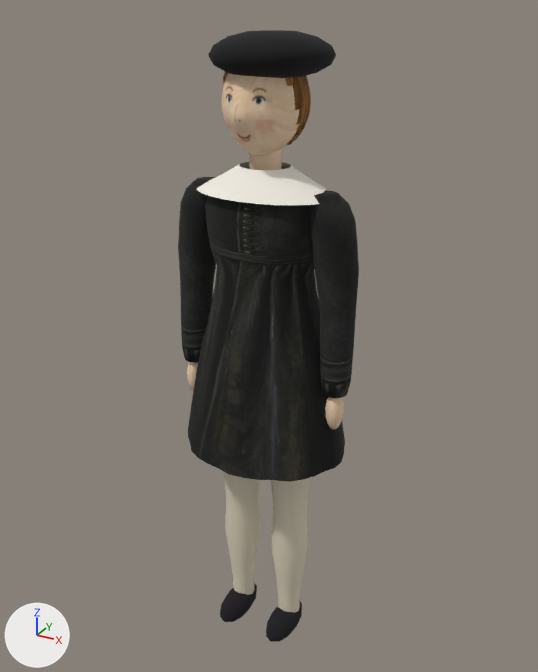
One commit to the glTF model vermeer/models/man_beret.glb: the scene before it, then after it.
Rendered twice from a camera (50 mm lens) standing at (0.825, -1.477, 1.641) and looking at (-0.009, 0.039, 0.883). Every picture has the same lights, and +X, +Y and +Z are marked at lower left. The first picture is the older version. Vertices at exactly the same position are counted once.

Before the edit, the objects in view are built like this:
```python
mat_face = principled_material('face')
mat_face.texture = img_face_girl
mat_face.roughness = 1.0
me_man_beret = bpy.data.meshes.new('man_beret')
me_man_beret.from_pydata(...)  # 2918 vertices, 5628 faces; spans x -0.24..0.24, y -0.18..0.19, z 0.01..1.6
# faces by material slot: [1512, 312, 1344, 360, 1344, 252, 408, 96]
me_man_beret.materials.append(mat_dress)  # picture img_wrap_man
me_man_beret.materials.append(mat_skin)  # beige #edcdac
me_man_beret.materials.append(mat_hair)  # picture img_hair_brown
me_man_beret.materials.append(mat_dark)  # black #15131a
me_man_beret.materials.append(mat_face)  # picture img_face_girl
me_man_beret.materials.append(mat_hat)  # black #151315
me_man_beret.materials.append(mat_hose)  # pale yellow #dad0b9
me_man_beret.materials.append(mat_white)  # white #f3efe5
ob_man_beret = bpy.data.objects.new('man_beret', me_man_beret)
ob_man_beret.location = (0.0, 0.0, 0.0)
```
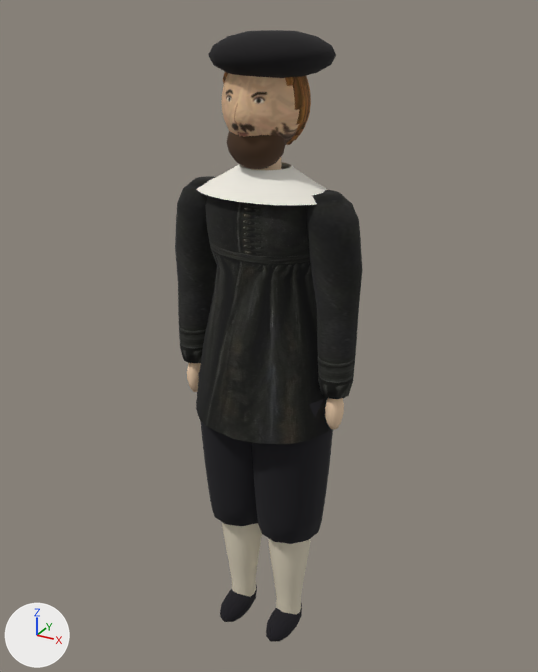
Changed parts and their boxes (x1, y1, x2, y2) in the pictures (538 x 672 px; the box of a moved part takes in the faces that stretch with it):
'man_beret', surface changed, reshaped
    before: (178, 30, 359, 642)
    after: (175, 30, 362, 642)
part 1 of me_man_beret, added (brown)
    after: (227, 131, 286, 169)
part 2 of me_man_beret, moved or reshaped
    before: (178, 182, 359, 585)
    after: (175, 182, 362, 586)
part 3 of me_man_beret, recoloured
    before: (317, 399, 326, 419)
    after: (292, 429, 332, 451)

Diff of the bpy script that builds the scene:
```diff
--- a/vermeer/models/man_beret.glb.py
+++ b/vermeer/models/man_beret.glb.py
@@ img_face_bearded @@
+img_face_bearded = load_image('face_bearded', '_unpacked/face_bearded', 256, 256, 'sRGB')
@@ mat_face @@
 mat_face = principled_material('face')
-mat_face.texture = img_face_girl
+mat_face.texture = img_face_bearded
 mat_face.roughness = 1.0
@@ mat_breeches @@
+mat_breeches = principled_material('breeches')
+mat_breeches.base_color = (0.00775, 0.00716, 0.0104)  # black #15141a
+mat_breeches.roughness = 1.0
@@ mat_beard @@
+mat_beard = principled_material('beard')
+mat_beard.base_color = (0.0658, 0.0316, 0.0135)  # brown #49321f
+mat_beard.roughness = 1.0
@@ me_man_beret @@
 # used by ob_man_beret; location = (0.0, 0.0, 0.0)
-me_man_beret.from_pydata(...)  # 2918 vertices, 5628 faces; spans x -0.24..0.24, y -0.18..0.19, z 0.01..1.6
+me_man_beret.from_pydata(...)  # 3166 vertices, 6112 faces; spans x -0.24..0.24, y -0.16..0.16, z 0.01..1.6
+# me_man_beret part 1: a new loose piece of 100 vertices spanning x -0.07..0.07, y -0.09..0.02, z 1.32..1.42, in mat_beard (brown #49321f)
+# me_man_beret part 2: 495 vertices moved from x -0.24..0.24, y -0.18..0.19, z 0.29..1.25 to x -0.24..0.24, y -0.16..0.16, z 0.29..1.25; 3 vertices removed from x -0.2..0.2, y 0.0, z 0.66..0.69; 151 vertices added at x -0.18..0.18, y -0.11..0.12, z 0.34..0.82
+# me_man_beret part 3: 4 faces spanning x -0.18..0.18, y -0.09..0.1, z 0.66..0.78 switch from mat_dress (picture img_wrap_man) to mat_breeches (black #15141a)
 me_man_beret.materials.append(mat_skin)
@@ me_man_beret @@
 me_man_beret.materials.append(mat_white)
+me_man_beret.materials.append(mat_beard)  # brown #49321f
```
